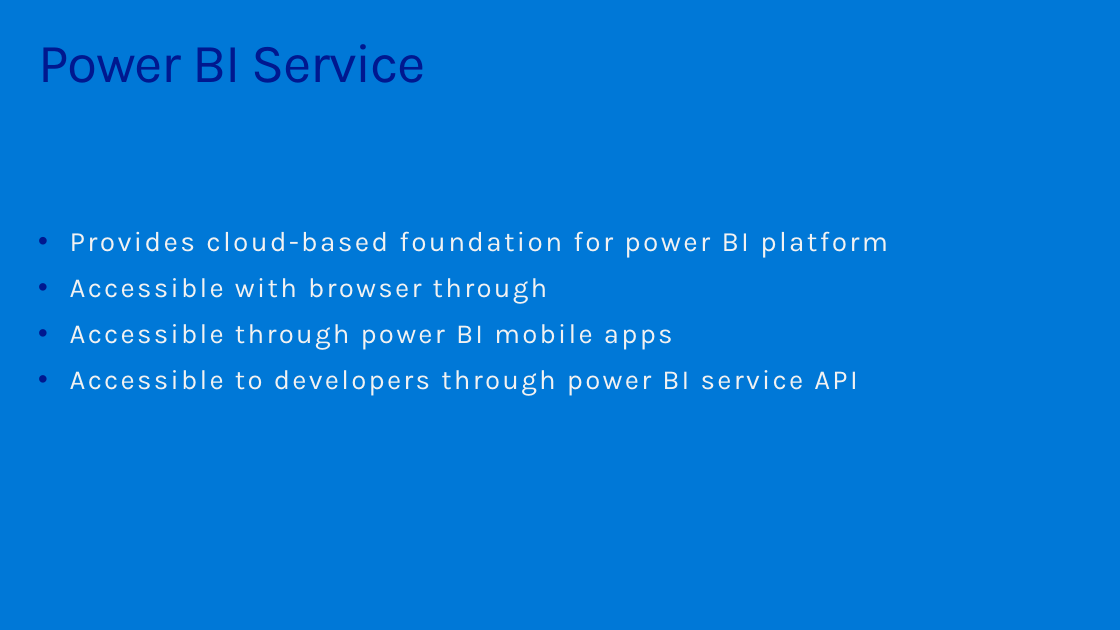
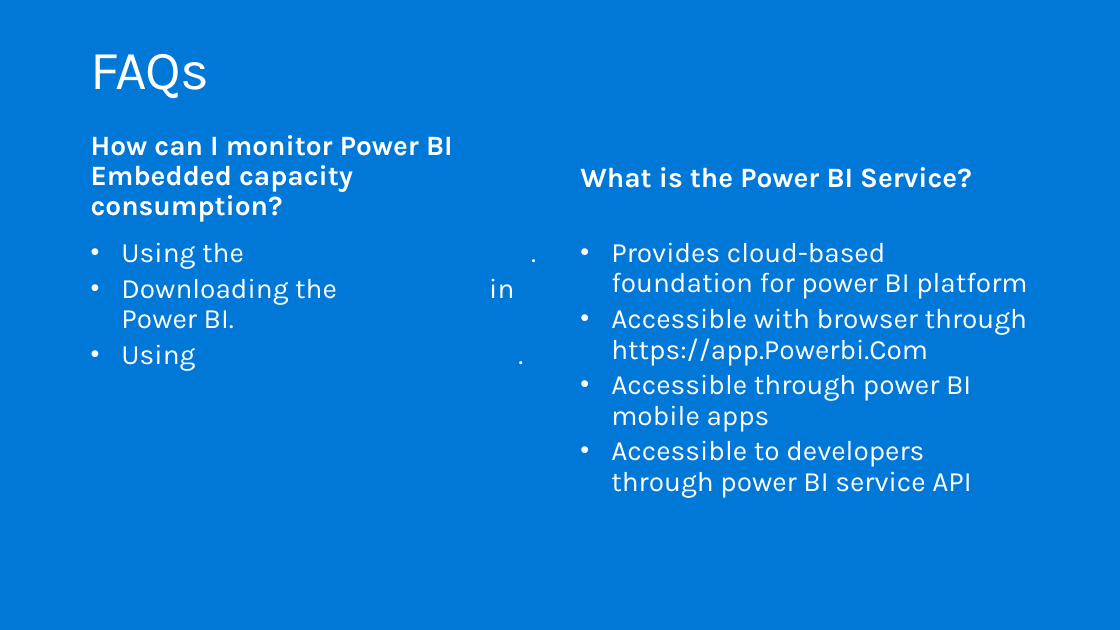
Before and after one commit to hnc198/AzurePowerBI, a slide deck: slide 18 of Hands-on Modules/Embedding/1. What is Power BI Embedded.pptx (slide 5 before the commit). Drawn at 1120x630 pixels with LibreOffice and Linux fonts; fonts in the diff are those of the drawing. Boxes give left, top, right and bottom in pixels: in the first picture for what was removed or moved away, otherwise in the second. Text is boxed around its words. In the diff, an @@ line names an element or a change of style, - is before the commit and + after.

```diff
--- a/Hands-on Modules/Embedding/1. What is Power BI Embedded.pptx
+++ b/Hands-on Modules/Embedding/1. What is Power BI Embedded.pptx
@@ title removed at (38, 44, 426, 83) @@
-Power BI Service
@@ title added at (91, 54, 209, 98), 47 pt, text #FFFFFF @@
+FAQs
@@ text added at (91, 135, 453, 222), 24 pt, text #FFFFFF, bold @@
+How can I monitor Power BI Embedded capacity consumption?
@@ text added at (580, 167, 972, 188), 24 pt, text #FFFFFF, bold @@
+What is the Power BI Service?
@@ text "Provides cloud-based foundation for power ...": place and size @@
-text "Provides cloud-based foundation for power ..." at (70, 231, 888, 396)
+text "Provides cloud-based foundation for power ..." at (611, 242, 1027, 497)
@@ text "Provides cloud-based foundation for power ..." at (611, 242, 1027, 497): text colour #F2F2F2 to #FFFFFF in "Provides cloud-based foundation for power BI platform", "Accessible with browser through", "Accessible through power BI mobile apps", "Accessible to developers through power BI service ..."; letter spacing 2 to 0 pt; size 23.5 to 24 pt in "Accessible with browser through https://app.Powerbi.Com", "Accessible through power BI mobile apps", "Accessible to developers through power BI service ..."; text colour #0078D7 to #FFFFFF, underline off in "https://app.Powerbi.Com"; indent changed; less space between paragraphs; list level 2 to 1 in "Accessible with browser through https://app.Powerbi.Com"; list level 2 to 1 in "Accessible through power BI mobile ..."; list level 2 to 1 in "Accessible to developers through power ..."; vertical alignment middle to top @@
@@ text added at (121, 242, 536, 371), 24 pt, text #0078D7, underline @@
+• Using the Power BI Admin portal.
+• Downloading the metric app in Power BI.
+• Using Azure diagnostic logging.
```
Also in this commit, not shown: 6 other slides changed, 8 slides added, 1 slide removed, 4 other files.
